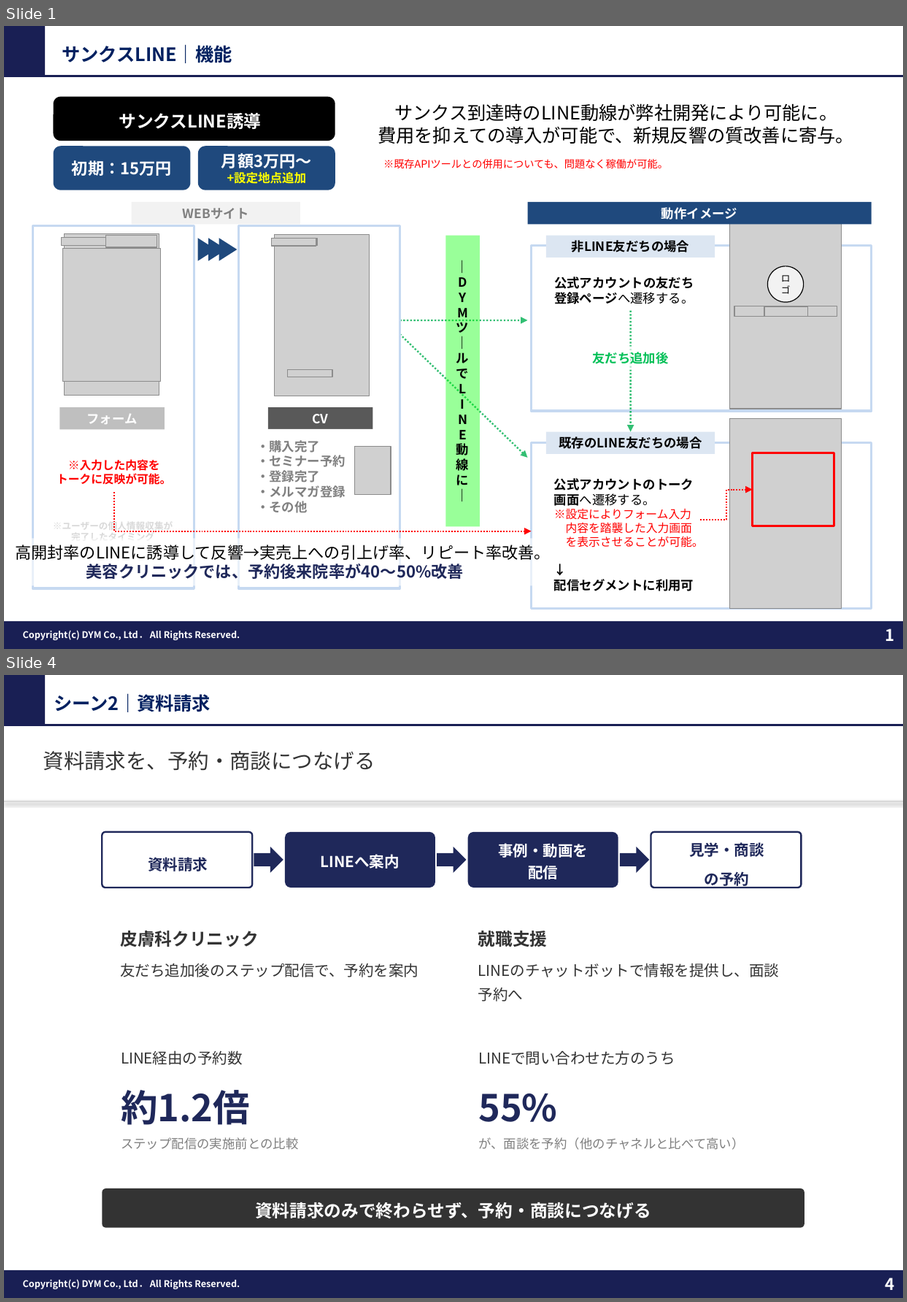
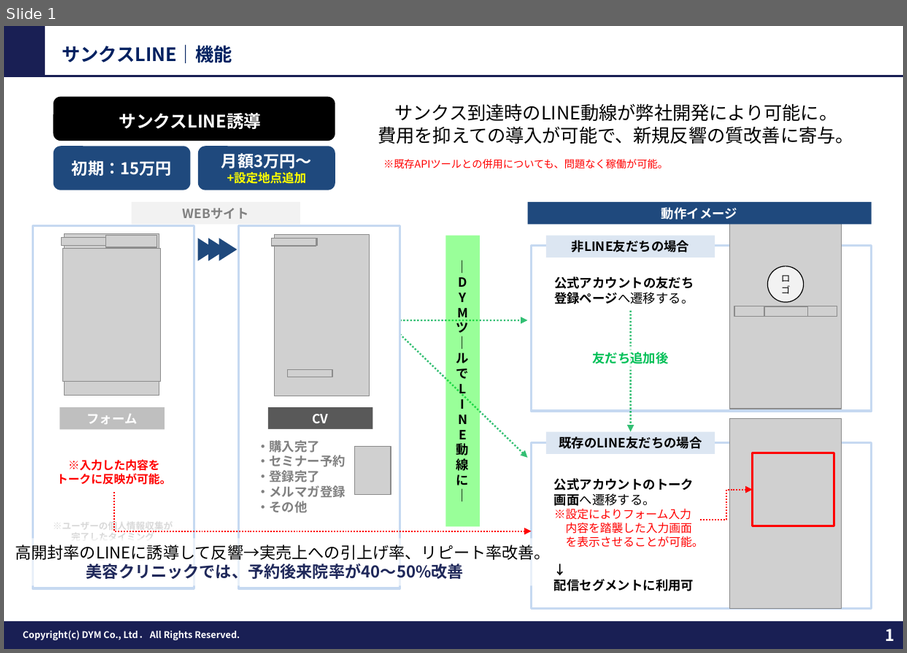
Before and after one commit to tonomura-r-dev/folder, a slide deck: 20261002_サンクスLINEのご提案_事例入り.pptx. Shown one above the other, each under a label of ours: slides 1 and 4 before the commit, slide 1 after it; the slides between them are not shown. The pictures are 907x1302 and 907x653 pixels, drawn with LibreOffice and Linux fonts; fonts in the diff are those of the drawing; grey boxes stand for pictures; background and template pictures are left out. Boxes give left, top, right and bottom in pixels: in the first picture for what was removed or moved away, otherwise in the second. Text is boxed around its words. In the diff, an @@ line names an element or a change of style, - is before the commit and + after.

```diff
--- a/20261002_サンクスLINEのご提案_事例入り.pptx
+++ b/20261002_サンクスLINEのご提案_事例入り.pptx
@@ slide 4 removed at [4,675,903,1298], background #FFFFFF; not listed: 5 template elements that a slide beside it also shows @@
@@ text removed at [54,693,211,712] @@
-シーン2｜資料請求
@@ text removed at [43,751,376,771] @@
-資料請求を、予約・商談につなげる
@@ line removed from (4, 801) to (903, 801) @@
@@ rounded rectangle removed at [102,832,252,887] @@
-資料請求
@@ right arrow removed at [254,847,283,873] @@
@@ rounded rectangle removed at [286,832,436,887] @@
-LINEへ案内
@@ right arrow removed at [438,847,467,873] @@
@@ rounded rectangle removed at [468,832,619,887] @@
-事例・動画を
-配信
@@ right arrow removed at [620,847,649,873] @@
@@ rounded rectangle removed at [652,832,802,887] @@
-見学・商談
-の予約
@@ text removed at [120,931,419,977] @@
-皮膚科クリニック
-友だち追加後のステップ配信で、予約を案内
@@ text removed at [478,931,779,1001] @@
-就職支援
-LINEのチャットボットで情報を提供し、面談予約へ
@@ text removed at [121,1050,299,1149] @@
-LINE経由の予約数
-約1.2倍
-ステップ配信の実施前との比較
@@ text removed at [478,1050,744,1149] @@
-LINEで問い合わせた方のうち
-55%
-が、面談を予約（他のチャネルと比べて高い）
@@ rounded rectangle removed at [102,1188,805,1227] @@
-資料請求のみで終わらせず、予約・商談につなげる
```
Also in this commit, not shown: 3 slides changed, 7 other files.
